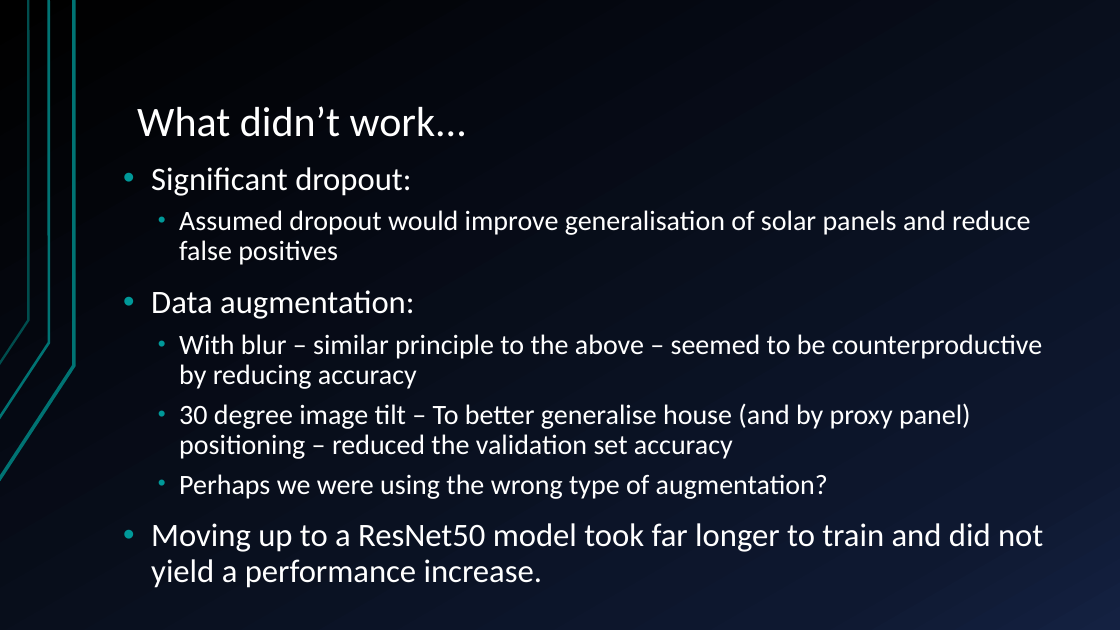
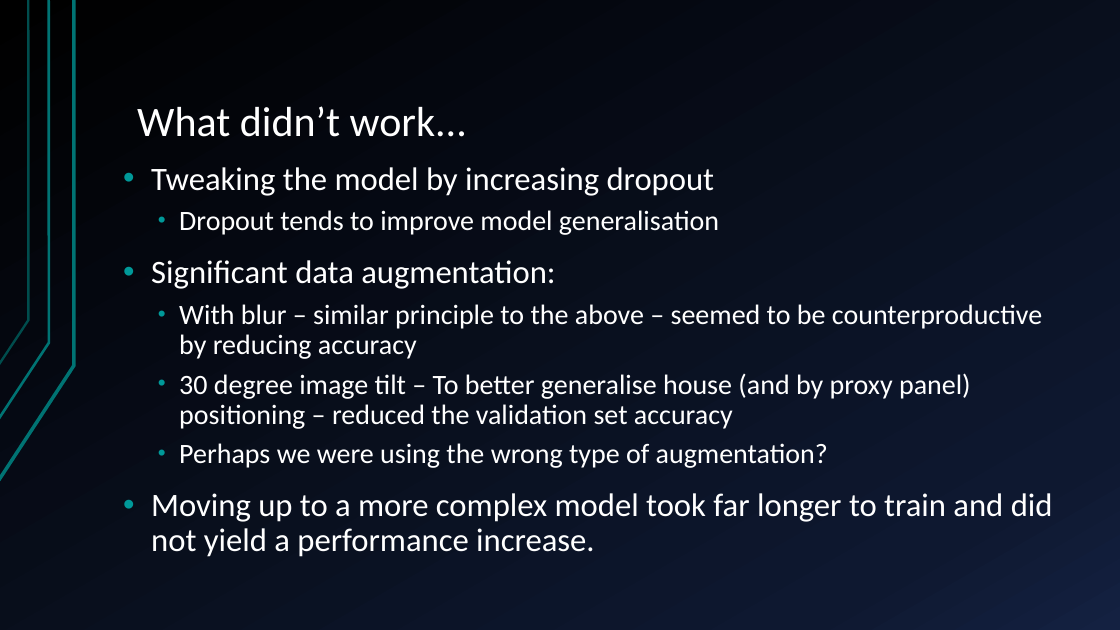
Before and after one commit to sofiary/teamunicornn, a slide deck: slide 24 of Western Power Hack-a-Gig Presentation.pptx (slide 22 before the commit). Drawn at 1120x630 pixels with LibreOffice and Linux fonts; fonts in the diff are those of the drawing. Boxes give left, top, right and bottom in pixels: in the first picture for what was removed or moved away, otherwise in the second. Text is boxed around its words. In the diff, an @@ line names an element or a change of style, - is before the commit and + after.

```diff
--- a/Western Power Hack-a-Gig Presentation.pptx
+++ b/Western Power Hack-a-Gig Presentation.pptx
@@ text at bbox=[151, 167, 719, 289]: text changed; size 24 to 28 pt @@
-• Significant dropout:
-  • Assumed dropout would improve generalisation of solar panels and reduce false positives
-• Data augmentation:
+• Tweaking the model by increasing dropout
+  • Dropout tends to improve model generalisation
+• Significant data augmentation:
@@ text at bbox=[151, 493, 1053, 557]: text changed @@
-• Moving up to a ResNet50 model took far longer to train and did not yield a performance increase.
+• Moving up to a more complex model took far longer to train and did not yield a performance increase.
```
Also in this commit, not shown: 9 other slides changed, 2 slides added, 1 other file.
